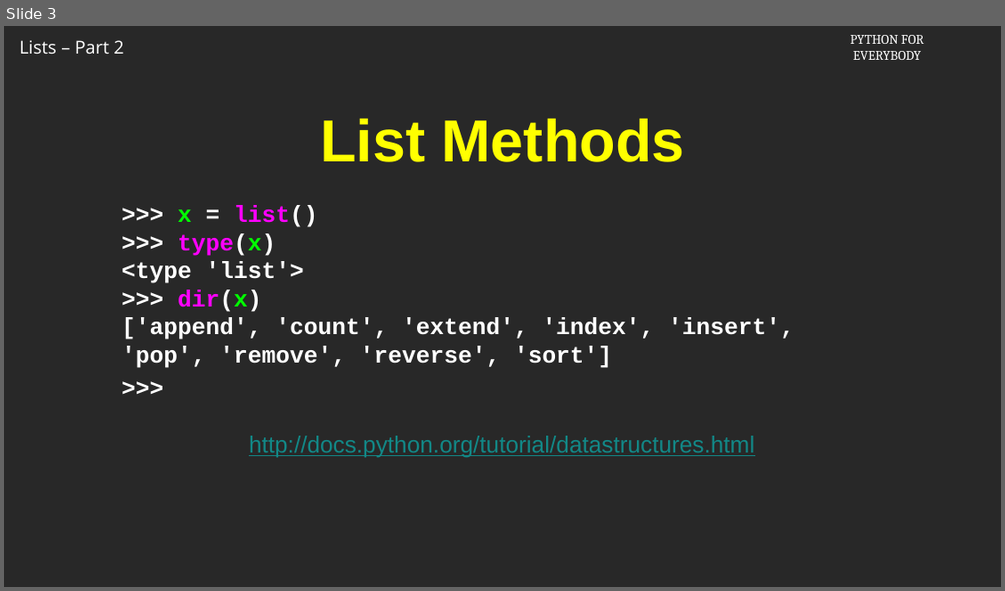
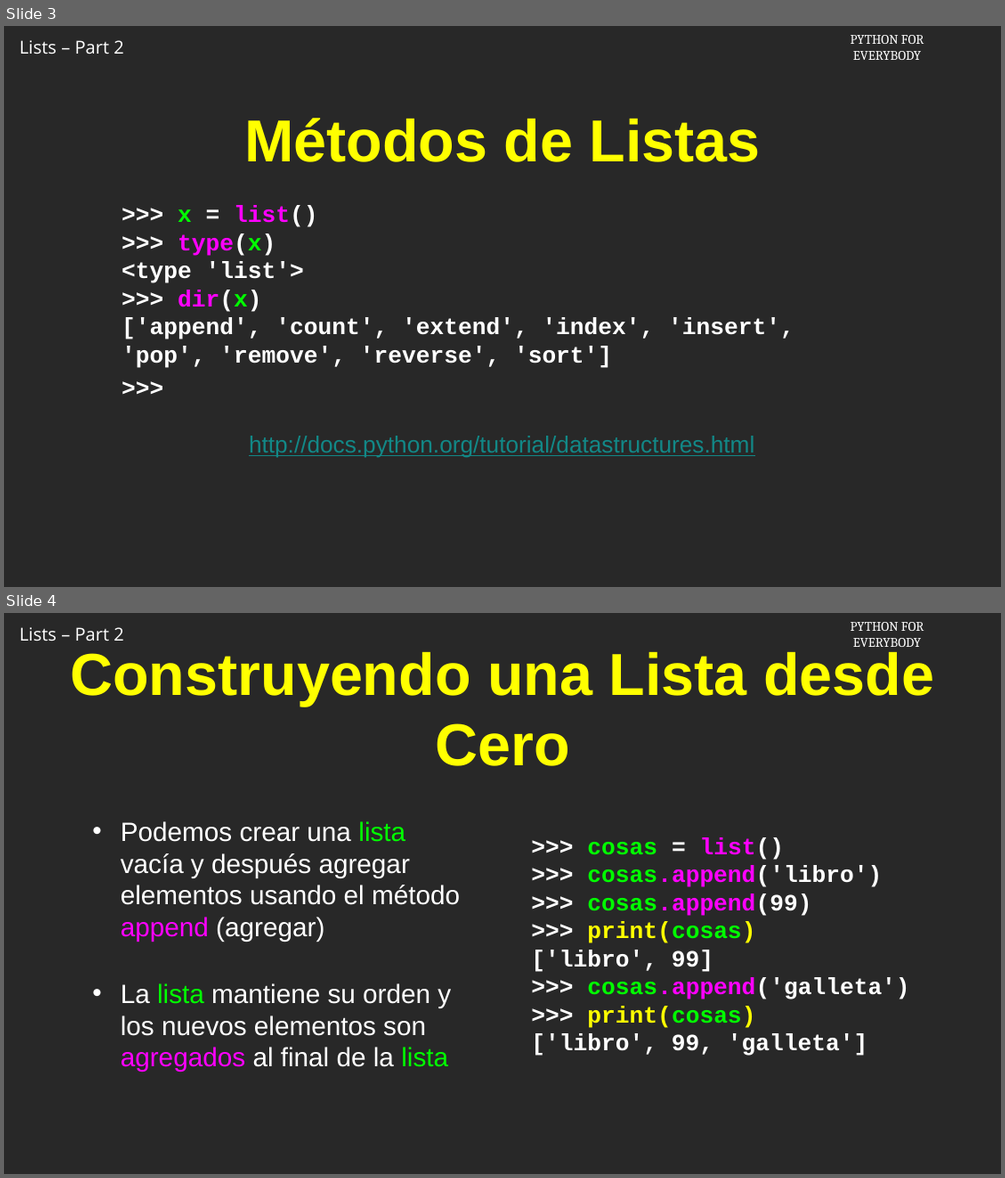
Before and after one commit to csev/py4e, a slide deck: ai/8.2.pptx. Shown one above the other, each under a label of ours: slide 3 before the commit, slides 3 and 4 after it. The pictures are 1005x591 and 1005x1178 pixels, drawn with LibreOffice and Linux fonts; fonts in the diff are those of the drawing; background and template pictures are left out. Boxes give left, top, right and bottom in pixels: in the first picture for what was removed or moved away, otherwise in the second. Text is boxed around its words. In the diff, an @@ line names an element or a change of style, - is before the commit and + after.

```diff
--- a/ai/8.2.pptx
+++ b/ai/8.2.pptx
@@ slide 4 added at [4,613,1001,1174], background picture (left out); not listed: 2 template elements that a slide beside it also shows @@
@@ title added at [70,652,934,766], 76 pt, text #FFFF00, bold @@
+Construyendo una Lista desde Cero
@@ text added at [121,821,460,1071], 34 pt, text #FFFFFF @@
+• Podemos crear una lista vacía y después agregar elementos usando el método append (agregar)
+• La lista mantiene su orden y los nuevos elementos son agregados al final de la lista
@@ text added at [531,838,909,1055], 30 pt, text #FFFFFF, bold @@
+>>> cosas = list()
+>>> cosas.append('libro')
+>>> cosas.append(99)
+>>> print(cosas)
+['libro', 99]
+>>> cosas.append('galleta')
+>>> print(cosas)
+['libro', 99, 'galleta']
@@ slide 3 changed as well @@
@@ title at [244,118,760,162]: text changed @@
-List Methods
+Métodos de Listas
```
Also in this commit, not shown: 4 other slides changed, 2 other slides added, 3 slides removed.
